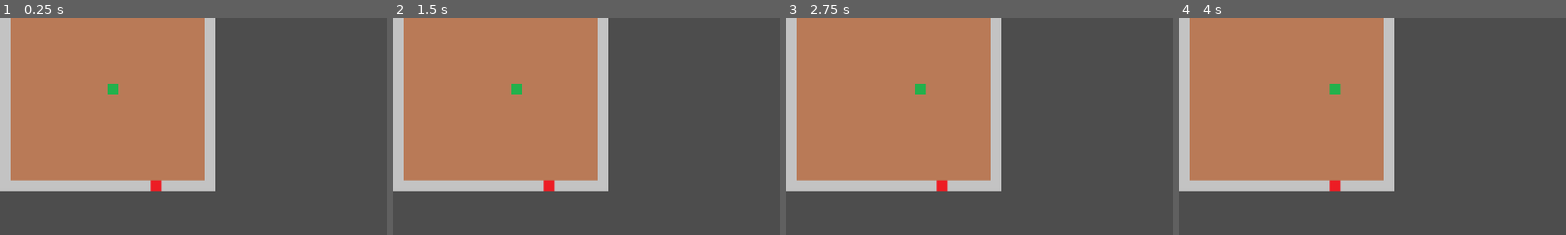
Above: before the commit, frames 1-4 (left to right).
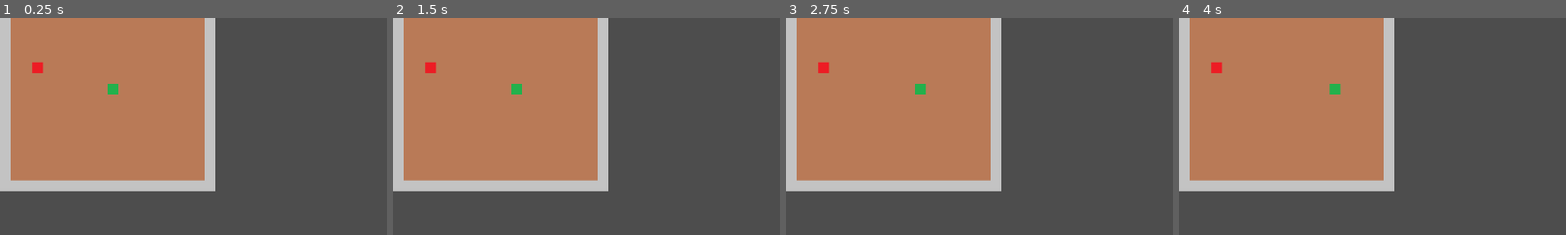
Above: after the commit, the same moments.

Repository: Sebastian-Musial/Snake---The-game
Game: Godot game, scene res://Game.tscn
Two runs of this game, one before a commit and one after it. Both use one fixed random seed, a clock stepped at 60 frames per second and the inputs below.
Inputs:
- Up to frame 1 (0.25 s): no input
- Up to frame 2 (1.5 s): tap Enter at 0.5 s; hold Right 0.53-1.28 s; tap Space at 1.25 s; hold Down from 1.28 s (still down)
- Up to frame 3 (2.75 s): tap Enter at 2 s; release Down at 2.03 s; hold Right from 2.03 s (still down)
- Up to frame 4 (4 s): tap Space at 2.75 s; release Right at 2.78 s; hold Up 2.78-3.53 s; tap Enter at 3.5 s; hold Left from 3.53 s (still down)
The pictures show only the part of the screen within x 0-50%, y 10-59%; the shares and areas given below are measured in that part.

The runs differ from the first frame. In frame 1, 0.3% of the frame differs, in the area x 8-42%, y 20-80%; in frame 2, 0.3%; in frame 3, 0.3%; in frame 4, 0.3%.

Commit message:
Fix encapsulation and move some methods from game class to other class

Diff:
--- a/snake-the-game/Game.gd
+++ b/snake-the-game/Game.gd
@@ -35,33 +35,10 @@
 	for segment in wall.get_body():
 		tile_map.set_cell(0, segment, SOURCE_ID, ATLAS_WALL)
 
-#Aktualnie rysuje się tylko pierwszy segment węża
-func init_snake() -> void:
-	snake.get_body().clear()
-	snake.get_body().append(Vector2i(int(board_width / 2), int(board_height / 2)))
-
 func draw_snake() -> void:
 	var body := snake.get_body()
 	for segment in body:
 		tile_map.set_cell(0, segment, SOURCE_ID, ATLAS_SNAKE)
-
-
-#Narazie testowo głowa się przesuwa w prawo
-func move_snake() -> void:
-	var head := snake.get_body()[0]
-	var new_head := head + Vector2i(1, 0) # w prawo
-
-	snake.get_body().insert(0, new_head)	#Nowa głowa
-	snake.get_body().remove_at(snake.get_body().size() - 1)			#Kasowanie ogona - ostatniego elementu
-
-
-#Owoc ma już swoj spawn z RNG dla pozycji [bug:owov moze sie generowac w scianie]
-func init_fruit() -> void:
-	while true:
-		var pos := Vector2i(rng.randi_range(0, board_width - 1), rng.randi_range(0, board_height - 1))
-		if pos not in snake.get_body():
-			fruit.set_body(pos)
-			return
 
 func draw_fruit() -> void:
 	tile_map.set_cell(0, fruit.get_body(), SOURCE_ID, ATLAS_FRUIT)
@@ -100,8 +77,8 @@
 	rules = Rules_Normal.new()
 	wall = Wall.new()
 
-	init_snake()
-	init_fruit()
+	snake.init_snake(Vector2i(board_width, board_height))
+	fruit.spawn(Vector2i(board_width, board_height), snake.get_body(), rng)
 	wall.init_wall(board_width, board_height)
 	draw_board()
 	draw_wall()
@@ -112,7 +89,7 @@
 	Turn_Timer.start()           #Start odliczania czasu
 
 func _next_turn() -> void:
-	move_snake()
+	snake.move_snake()
 	draw_board()
 	draw_wall()
 	draw_snake()
--- a/snake-the-game/Snake_Class.gd
+++ b/snake-the-game/Snake_Class.gd
@@ -13,6 +13,12 @@
 	return _snake_body
 
 #Set
+#Init
+#Aktualnie rysuje się tylko pierwszy segment węża
+func init_snake(board_size: Vector2i) -> void:
+	_snake_body.clear()
+	_snake_body.append(Vector2i(int(board_size.x / 2), int(board_size.y / 2)))
+
 #Hybryda z szablonu C++ set dir + try set dir
 func set_dir(N_dir) -> void:
 	if not Game_Mechanic.is_opposite(_dir, N_dir):
@@ -42,3 +48,11 @@
 
 func grows() -> void:
 	set_grows(true)
+
+#Narazie testowo głowa się przesuwa w prawo
+func move_snake() -> void:
+	var head := get_body()[0]
+	var new_head := head + Vector2i(1, 0) # w prawo
+
+	get_body().insert(0, new_head)	#Nowa głowa
+	get_body().remove_at(get_body().size() - 1)			#Kasowanie ogona - ostatniego elementu
